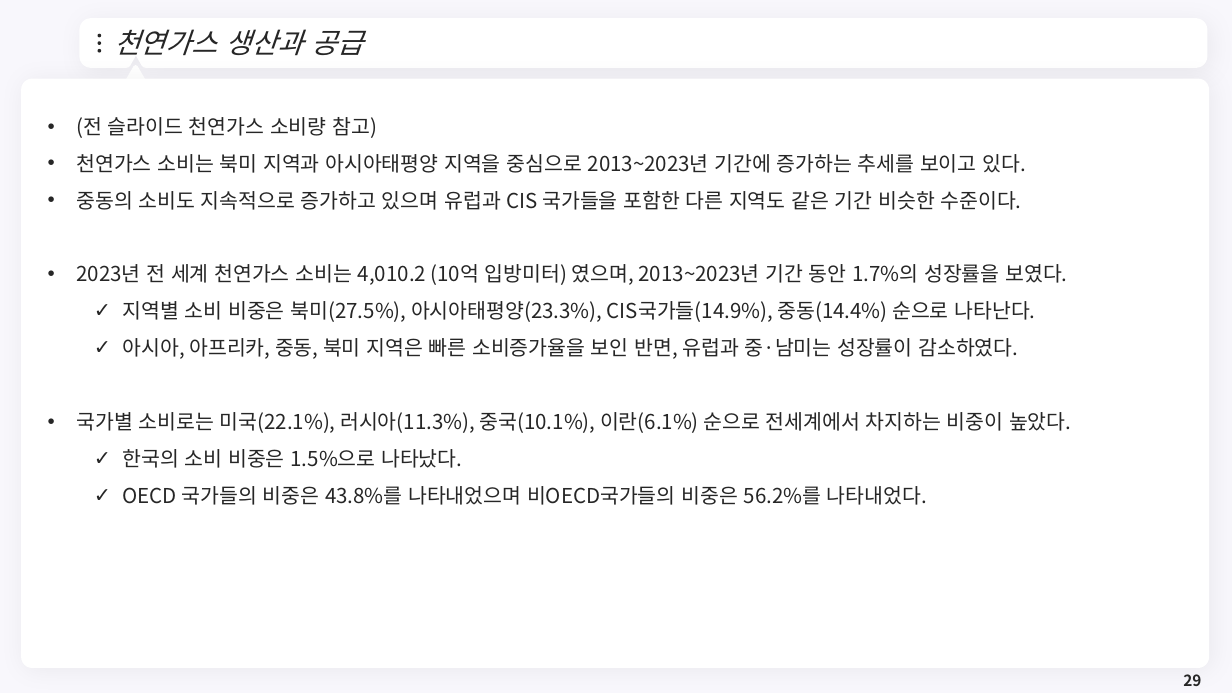
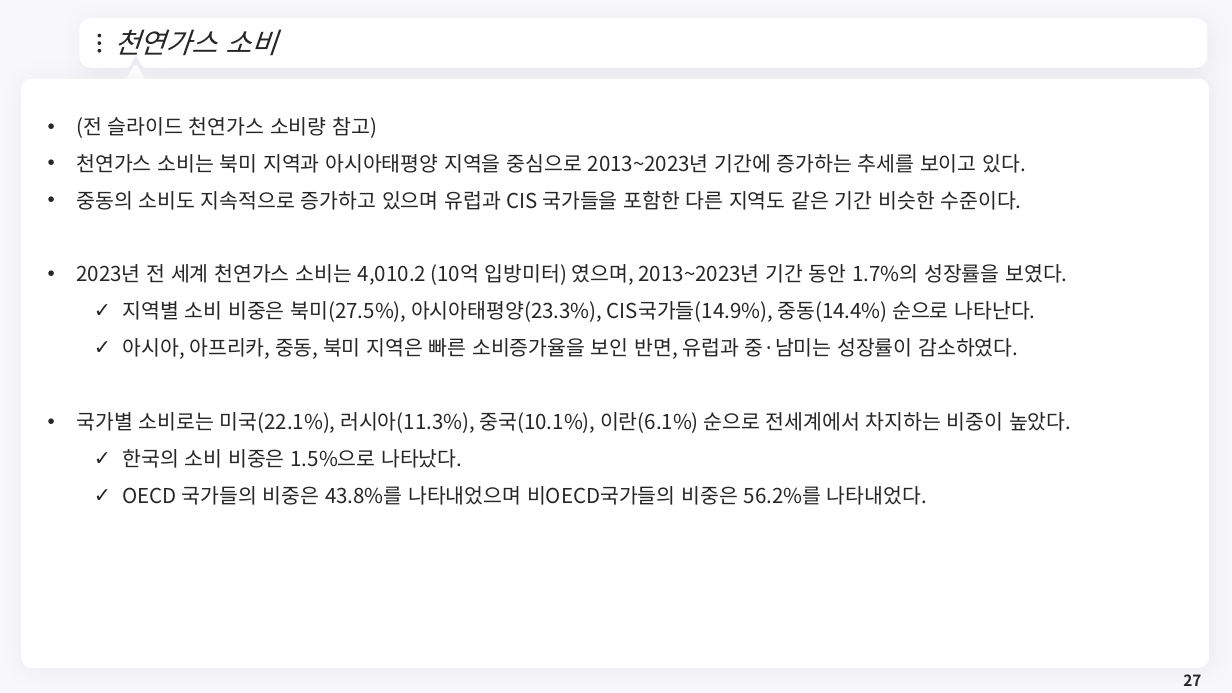
Before and after one commit to meandthey/Teaching, a slide deck: slide 27 of 에너지경제학/자원에너지경제학_Chapter_4 (가스).pptx (slide 29 before the commit). Drawn at 1232x693 pixels with LibreOffice and Linux fonts; fonts in the diff are those of the drawing; background and template pictures are left out. Boxes give left, top, right and bottom in pixels: in the first picture for what was removed or moved away, otherwise in the second. Text is boxed around its words. In the diff, an @@ line names an element or a change of style, - is before the commit and + after.

```diff
--- a/에너지경제학/자원에너지경제학_Chapter_4 (가스).pptx
+++ b/에너지경제학/자원에너지경제학_Chapter_4 (가스).pptx
@@ title at box(114, 29, 278, 56): text changed @@
-천연가스 생산과 공급
+천연가스 소비
@@ page number at box(1183, 674, 1201, 686): text changed @@
-29
+27
```
Also in this commit, not shown: 19 other slides changed, 2 slides removed, 1 other file.
